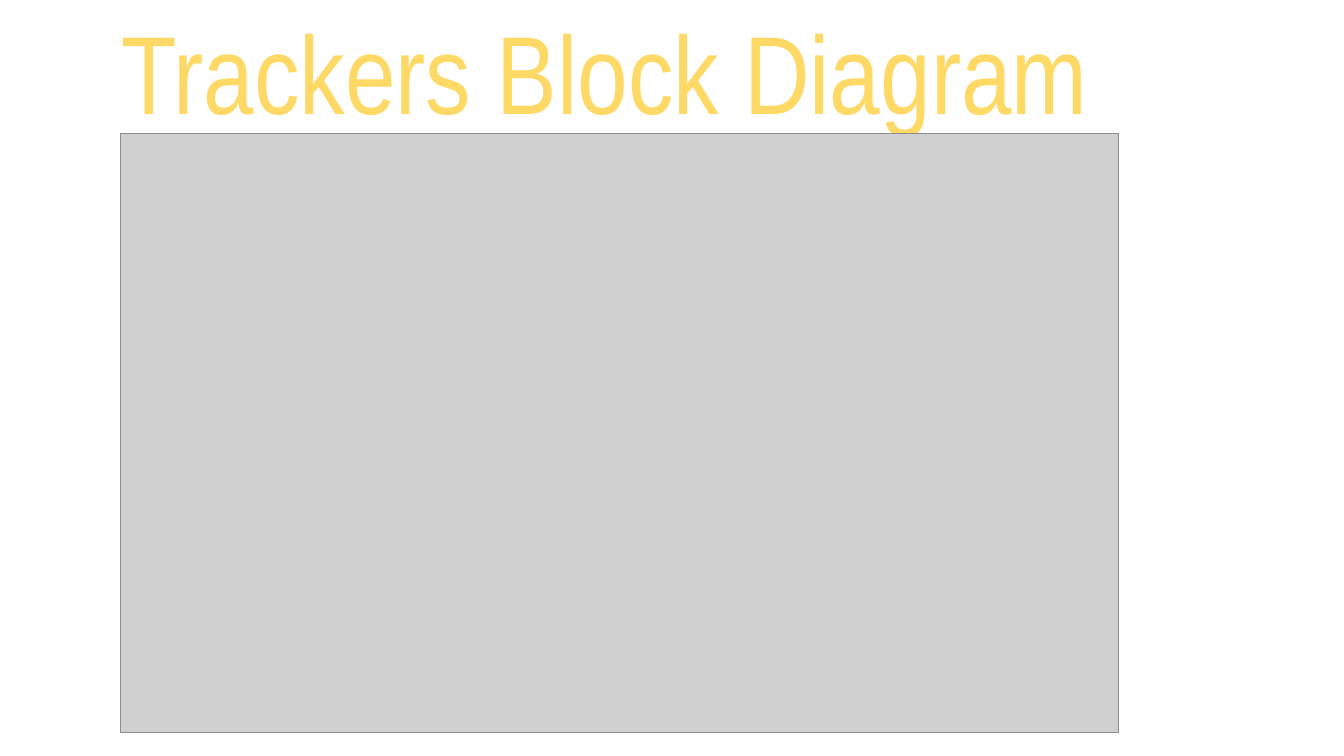
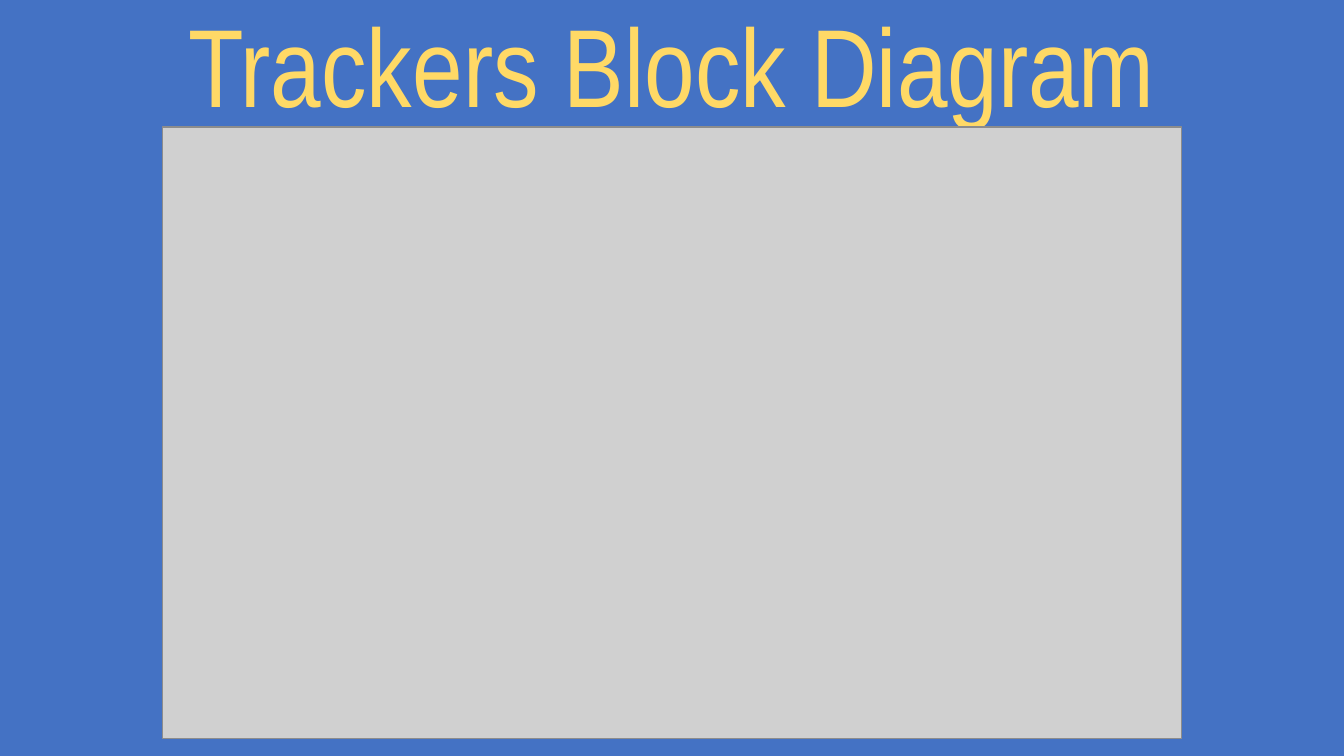
Before and after one commit to ShubhamTiwary914/Talaash, a slide deck: slide 6 of presentation/talaash ppt.pptx. Drawn at 1344x756 pixels with LibreOffice and Linux fonts; fonts in the diff are those of the drawing; grey boxes stand for pictures. Boxes give left, top, right and bottom in pixels: in the first picture for what was removed or moved away, otherwise in the second. Text is boxed around its words. In the diff, an @@ line names an element or a change of style, - is before the commit and + after.

```diff
--- a/presentation/talaash ppt.pptx
+++ b/presentation/talaash ppt.pptx
@@ background #FFFFFF to #4472C4 @@
@@ title "Trackers Block Diagram": place and size @@
-title "Trackers Block Diagram" at (121, 33, 1087, 133)
+title "Trackers Block Diagram" at (189, 26, 1154, 127)
@@ picture: place and size @@
-picture at (121, 133, 1119, 732)
+picture at (162, 127, 1182, 739)
```
Also in this commit, not shown: 1 other slide changed.
